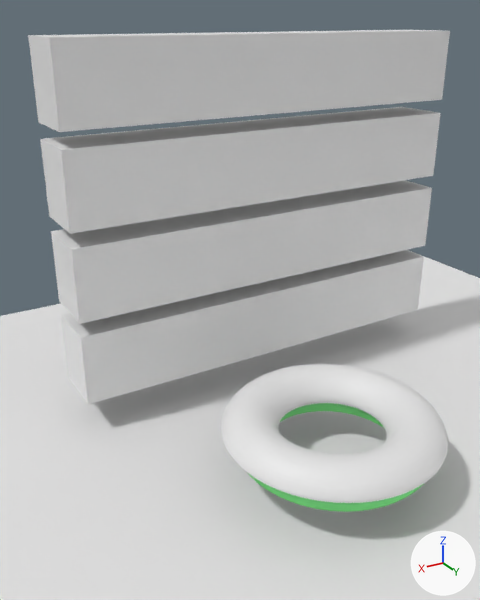
The Blender file donates.blend as it was, and as the next commit left it.
Camera for both pictures: a 50 mm lens placed at (5.08, 5.81, 6.01), pointed at (0.68, -1.51, 2.35). The lights are fixed; the arrows at lower right show +X, +Y and +Z.
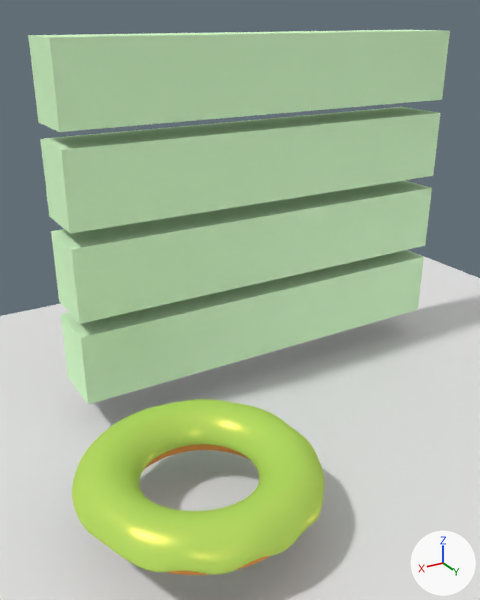
Commit message: episode4 material nodes

The change, as JSON lines over the scene's bpy script:
```json
{"op": "set", "path": "mat_material_001.base_color", "old": "(0.221, 0.8, 0.254)", "new": "(0.8, 0.332, 0.0743)", "note": "green #81e78a -> orange #e79c4d"}
{"op": "add", "block": "mat_material_002", "code": ["mat_material_002 = bpy.data.materials.new('Material.002')", "# nodes: BsdfAnisotropic, BsdfDiffuse, MixShader, OutputMaterial", "# colours: green #d8ffcc"]}
{"op": "add", "block": "mat_material", "code": ["mat_material = bpy.data.materials.new('Material')", "# nodes: BsdfAnisotropic, BsdfDiffuse, MixShader, OutputMaterial", "# colours: green #bbe76a, yellow #e7c159"]}
{"block": "me_torus_002", "where": "me_torus_002.from_pydata(...)  # 336 vertices, 288 faces; spans x -1.25..1.25, y -1.25..1.25, z 0.39..0.65"}
{"block": "me_torus_002", "where": "# used by ob_torus_000; location = (-0.01, -0.19, 0.2); scale = (1.14, 1.14, 1.14)"}
{"block": "me_torus_002", "change": "me_torus_002 part 1: all 4 vertices in x -0.76..-0.61, y 0.97..1.08, z 0.43..0.55 are moved by (-0.01, 0.01, -0.06)"}
{"block": "me_torus_002", "change": "me_torus_002 part 2: all 4 vertices in x -1.25..-1.21, y -0.16..0.0, z 0.43..0.55 are moved by (0.0, -0.01, -0.06)"}
{"block": "me_torus_002", "change": "me_torus_002 part 3: all 4 vertices in x -1.15..-1.05, y 0.47..0.63, z 0.43..0.55 are moved by (0.0, 0.01, -0.05)"}
{"block": "me_torus_002", "change": "me_torus_002 part 4: all 4 vertices in x -0.32..-0.16, y 1.18..1.24, z 0.43..0.55 are moved by (0.03, 0.02, -0.06)"}
{"block": "me_torus_002", "change": "me_torus_002 part 5: all 4 vertices in x 0.31..0.48, y 1.12..1.21, z 0.43..0.55 are moved by (0.0, 0.02, -0.05)"}
{"block": "me_torus_002", "change": "me_torus_002 part 6: all 4 vertices in x 0.86..0.99, y 0.74..0.88, z 0.43..0.55 are moved by (0.0, 0.04, -0.03)"}
{"block": "me_torus_002", "change": "me_torus_002 part 7: all 4 vertices in x 0.47..0.62, y -1.15..-1.05, z 0.43..0.55 are moved by (-0.03, 0.02, 0.03)"}
{"op": "add", "block": "me_torus_002", "code": "me_torus_002.materials.append(mat_material)"}
{"block": "me_cube", "where": "me_cube.from_pydata(...)  # 8 vertices, 6 faces; spans x -11.15..1.0, y -1.0..1.0, z -1.0..1.0"}
{"op": "add", "block": "me_cube", "code": "me_cube.materials.append(mat_material_002)"}
{"op": "set", "path": "ob_torus_000.location", "old": "(-0.01, -0.19, 0.2)", "new": "(2.04, -0.22, 0.2)"}
{"op": "set", "path": "ob_torus_001.location", "old": "(-0.01, -0.16, 0.63)", "new": "(2.02, -0.19, 0.65)"}
```

Location of each change, [x1, y1, x2, y2] in pixels of the pictures (480 x 600 px; the box of a moved part takes in the faces that stretch with it):
```json
{"object": "Cube", "change": "recoloured", "before": [28, 30, 450, 404], "after": [28, 30, 450, 404], "on screen": "grey to green"}
{"object": "Torus.000", "change": "recoloured, reshaped, moved", "before": [221, 364, 448, 503], "after": [72, 399, 324, 574], "on screen": "white to green, 11% wider, 26% taller"}
{"object": "Torus.001", "change": "recoloured, moved", "before": [249, 403, 423, 512], "after": [144, 444, 271, 575]}
{"part": 1, "of": "me_torus_002", "change": "moved or reshaped", "before": [427, 425, 448, 469], "after": [292, 475, 323, 530]}
{"part": 2, "of": "me_torus_002", "change": "moved or reshaped", "before": [388, 376, 418, 393], "after": [274, 415, 300, 434]}
{"part": 3, "of": "me_torus_002", "change": "moved or reshaped", "before": [421, 397, 445, 427], "after": [302, 440, 324, 480]}
{"part": 4, "of": "me_torus_002", "change": "moved or reshaped", "before": [403, 446, 440, 490], "after": [258, 502, 306, 556]}
{"part": 5, "of": "me_torus_002", "change": "moved or reshaped", "before": [350, 467, 399, 503], "after": [194, 529, 250, 574]}
{"part": 6, "of": "me_torus_002", "change": "moved or reshaped", "before": [284, 464, 335, 503], "after": [121, 525, 177, 572]}
{"part": 7, "of": "me_torus_002", "change": "moved or reshaped", "before": [241, 377, 260, 389], "after": [111, 415, 132, 427]}
```
